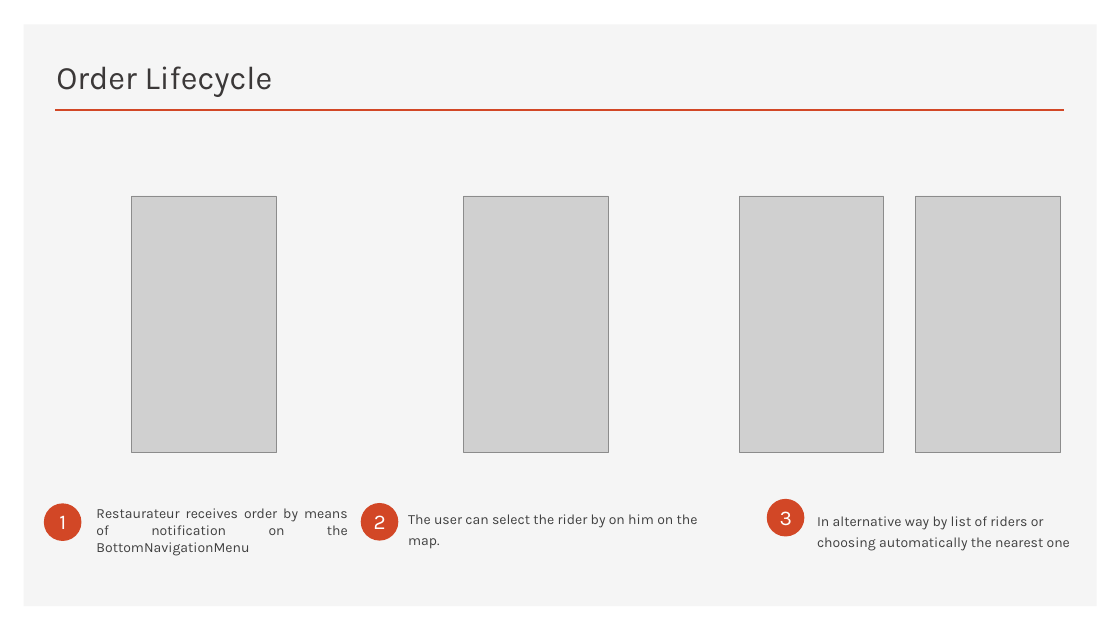
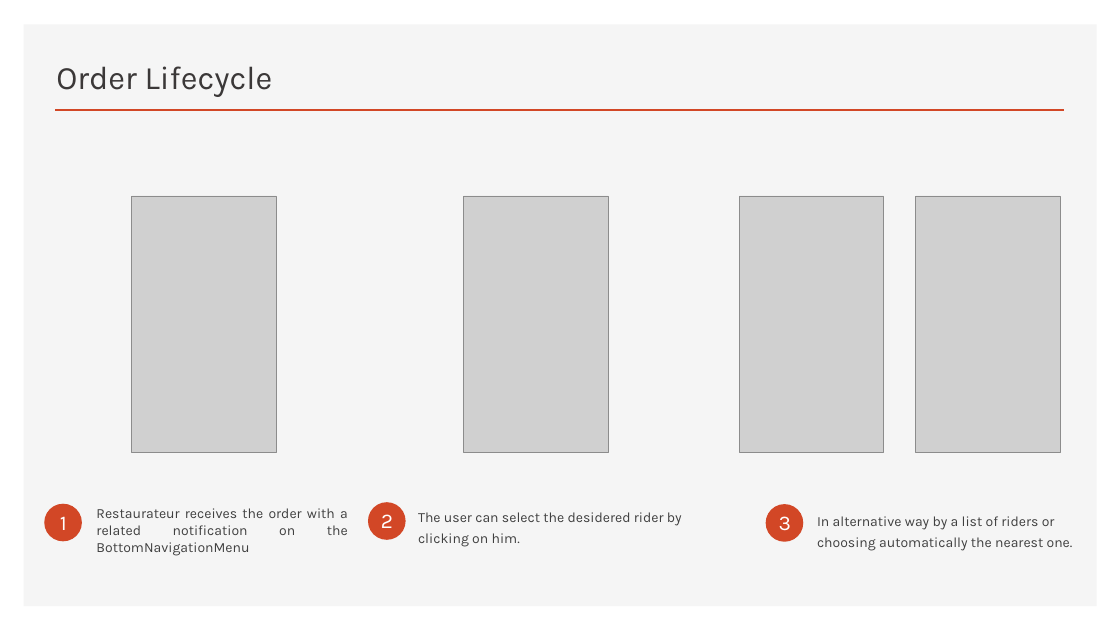
Before and after one commit to androidmaycry/APPetit, a slide deck: slide 8 of APPetit Presentation.pptx. Drawn at 1120x630 pixels with LibreOffice and Linux fonts; fonts in the diff are those of the drawing; grey boxes stand for pictures. Boxes give left, top, right and bottom in pixels: in the first picture for what was removed or moved away, otherwise in the second. Text is boxed around its words. In the diff, an @@ line names an element or a change of style, - is before the commit and + after.

```diff
--- a/APPetit Presentation.pptx
+++ b/APPetit Presentation.pptx
@@ text at (96, 508, 348, 556): text changed @@
-Restaurateur receives order by means of notification on the BottomNavigationMenu
+Restaurateur receives the order with a related notification on the BottomNavigationMenu
@@ text "2": place and size @@
-text "2" at (374, 515, 386, 529)
+text "2" at (381, 514, 393, 528)
@@ ellipse: place and size @@
-ellipse at (360, 503, 398, 541)
+ellipse at (368, 502, 406, 540)
@@ text "3": place and size @@
-text "3" at (780, 511, 792, 526)
+text "3" at (779, 516, 791, 531)
@@ ellipse: place and size @@
-ellipse at (767, 499, 805, 537)
+ellipse at (766, 504, 804, 542)
@@ text at (418, 512, 682, 547): text changed @@
-The user can select the rider by on him on the map.
+The user can select the desidered rider by clicking on him.
@@ text at (817, 516, 1073, 551): text changed @@
-In alternative way by list of riders or choosing automatically the nearest one
+In alternative way by a list of riders or choosing automatically the nearest one.
```
Also in this commit, not shown: 8 other slides changed.
